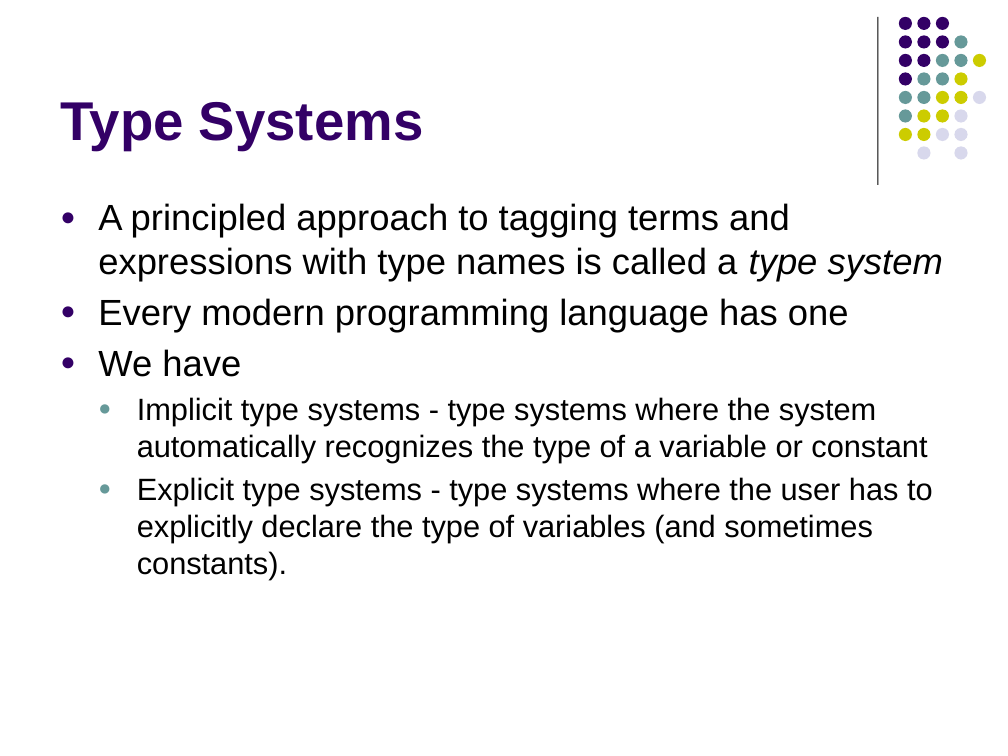
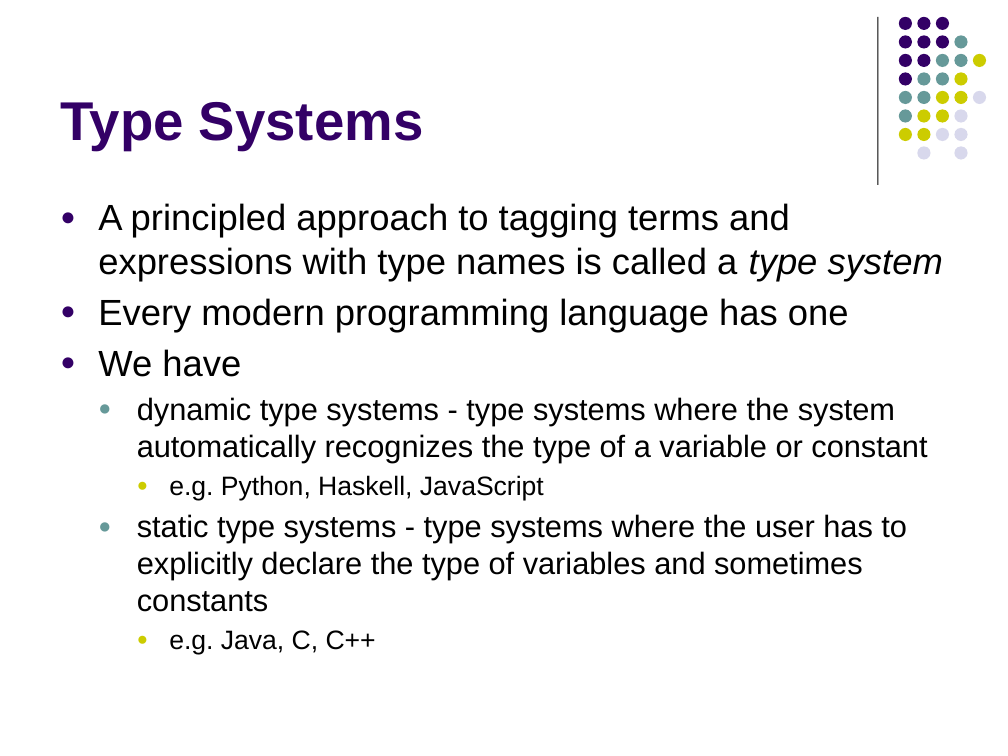
Before and after one commit to lutzhamel/CSC402, a slide deck: slide 2 of csc402-ln017.pptx. Drawn at 1008x756 pixels with LibreOffice and Linux fonts; fonts in the diff are those of the drawing. Boxes give left, top, right and bottom in pixels: in the first picture for what was removed or moved away, otherwise in the second. Text is boxed around its words. In the diff, an @@ line names an element or a change of style, - is before the commit and + after.

Commit message:
type system slide edits

```diff
--- a/csc402-ln017.pptx
+++ b/csc402-ln017.pptx
@@ text at [137, 397, 927, 655]: text changed @@
-  ● Implicit type systems - type systems where the system automatically recognizes the type of a variable or constant
-  ● Explicit type systems - type systems where the user has to explicitly declare the type of variables (and sometimes constants).
+  ● dynamic type systems - type systems where the system automatically recognizes the type of a variable or constant
+    ● e.g. Python, Haskell, JavaScript
+  ● static type systems - type systems where the user has to explicitly declare the type of variables and sometimes constants
+    ● e.g. Java, C, C++
```
Also in this commit, not shown: 2 other slides changed, 4 other files.
